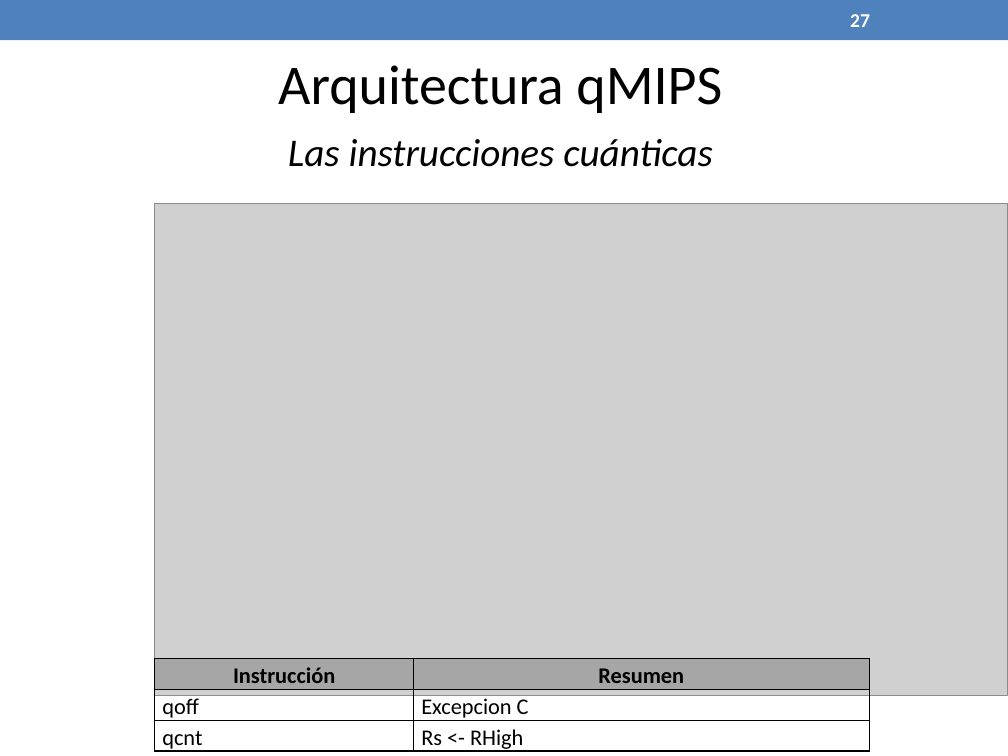
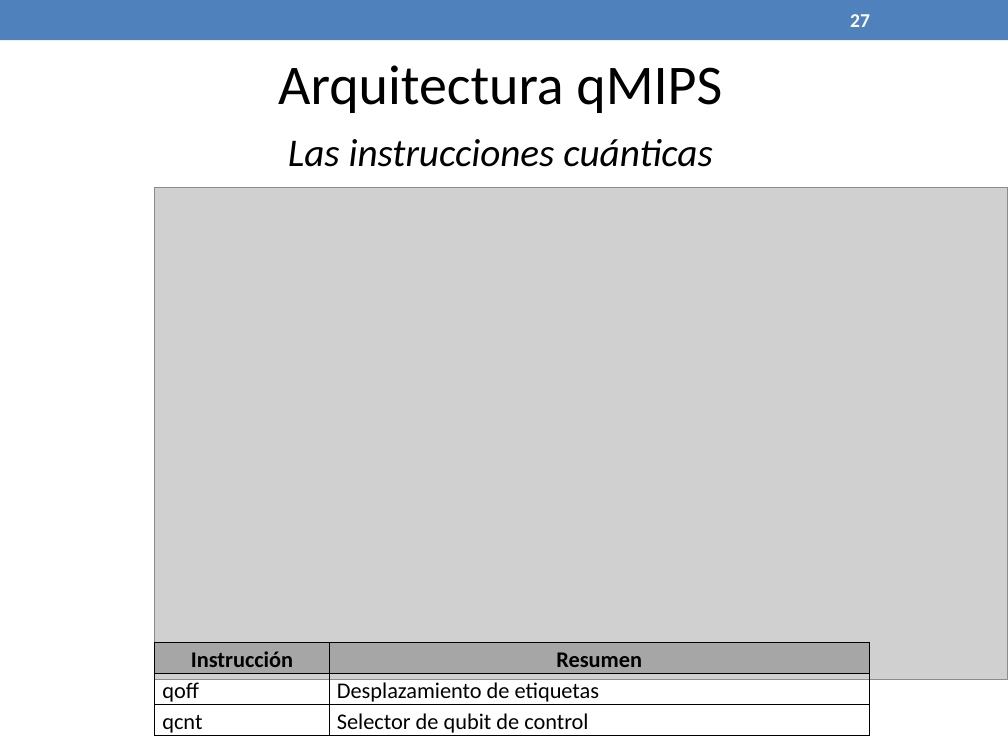
Before and after one commit to jaimecp89/qMIPS101, a slide deck: slide 27 of qMIPS/doc/Presentacion PFC.pptx. Drawn at 1008x756 pixels with LibreOffice and Linux fonts; fonts in the diff are those of the drawing; grey boxes stand for pictures. Boxes give left, top, right and bottom in pixels: in the first picture for what was removed or moved away, otherwise in the second. Text is boxed around its words. In the diff, an @@ line names an element or a change of style, - is before the commit and + after.

Commit message:
Presentation updated. Final version.

```diff
--- a/qMIPS/doc/Presentacion PFC.pptx
+++ b/qMIPS/doc/Presentacion PFC.pptx
@@ picture: place and size @@
-picture at (155, 204, 1008, 696)
+picture at (155, 187, 1008, 679)
@@ table: place and size @@
-table at (155, 658, 870, 755)
+table at (155, 642, 869, 737)
@@ table at (155, 642, 869, 737) @@
-row 2, column 2: Excepcion C
+row 2, column 2: Desplazamiento de etiquetas
-row 3, column 2: Rs <- RHigh
+row 3, column 2: Selector de qubit de control
```
Also in this commit, not shown: 9 other slides changed, 1 slide added, 1 slide removed.
